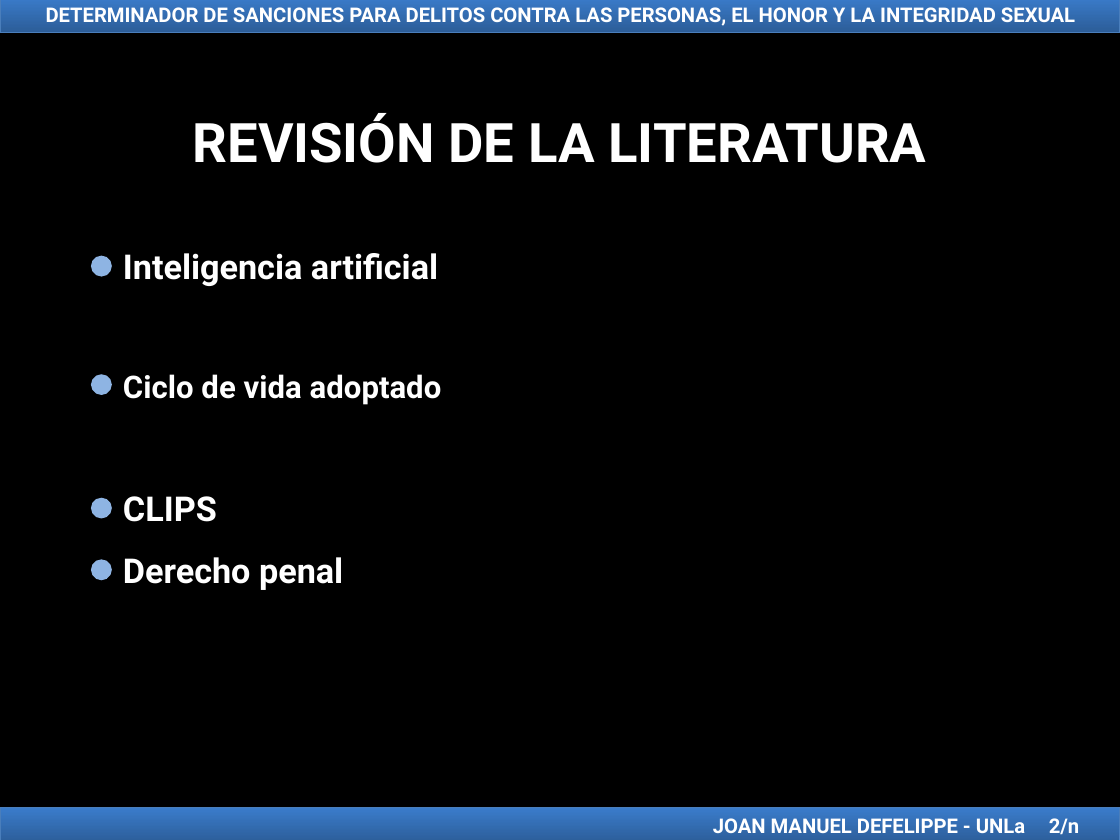
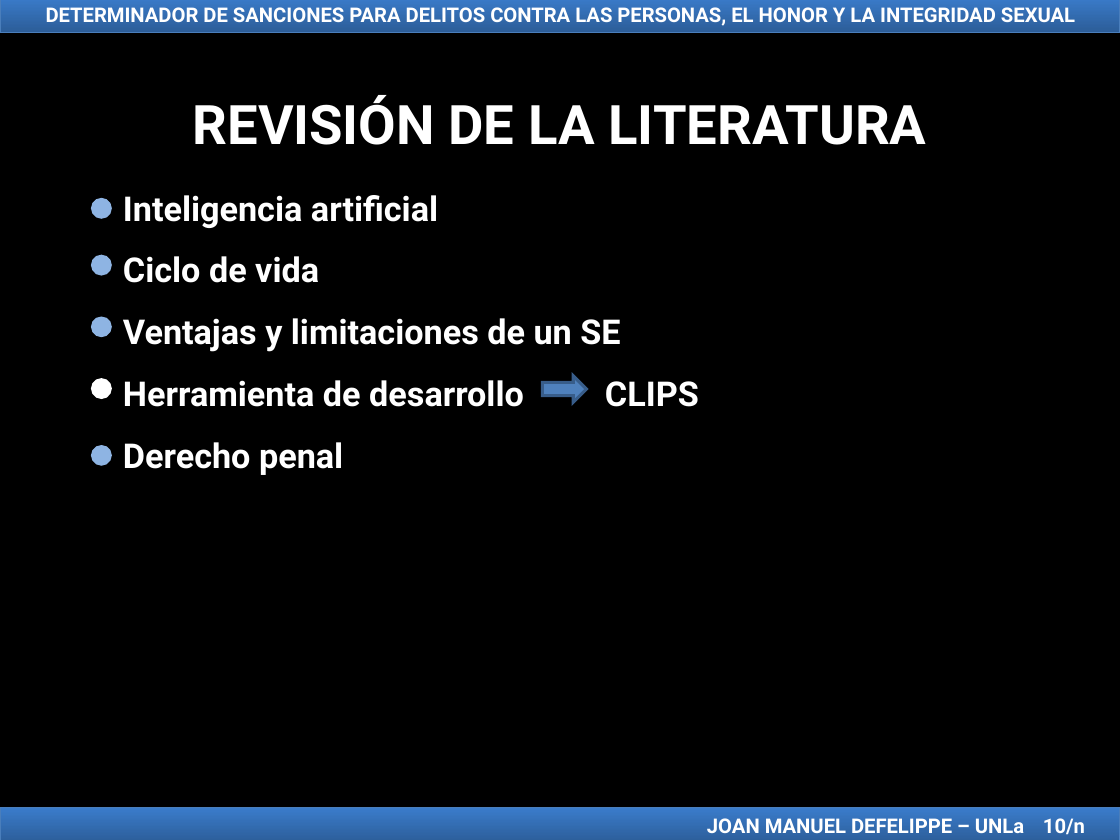
Before and after one commit to jmdefelippe/TFI_LicenciaturaEnSistemas, a slide deck: slide 14 of TFI Presentación Joan Manuel Defelippe.ppt (slide 11 before the commit). Drawn at 1120x840 pixels with LibreOffice and Linux fonts; fonts in the diff are those of the drawing. Boxes give left, top, right and bottom in pixels: in the first picture for what was removed or moved away, otherwise in the second. Text is boxed around its words. In the diff, an @@ line names an element or a change of style, - is before the commit and + after.

```diff
--- a/TFI Presentación Joan Manuel Defelippe.ppt
+++ b/TFI Presentación Joan Manuel Defelippe.ppt
@@ text "REVISIÓN DE LA LITERATURA": place and size @@
-text "REVISIÓN DE LA LITERATURA" at [193,113,926,163]
+text "REVISIÓN DE LA LITERATURA" at [193,95,926,145]
@@ text "Inteligencia artificial": place and size @@
-text "Inteligencia artificial" at [123,253,438,286]
+text "Inteligencia artificial" at [123,195,438,228]
@@ ellipse: place and size @@
-ellipse at [93,561,111,579]
+ellipse at [93,199,111,217]
@@ text at [123,256,319,283]: text changed; size 20 to 22 pt @@
-Ciclo de vida adoptado
+Ciclo de vida
@@ ellipse: place and size @@
-ellipse at [93,376,111,394]
+ellipse at [93,318,111,336]
@@ text added at [123,318,620,352], 22 pt, text #FFFFFF, bold @@
+Ventajas y limitaciones de un SE
@@ ellipse added at [93,380,111,398], fill #FFFFFF, outline #FFFFFF 2.01 pt @@
@@ text at [123,380,699,407]: text changed @@
-CLIPS
+Herramienta de desarrollo CLIPS
@@ right arrow added at [542,376,586,403], fill #4F81BD, outline #385D8A 2.01 pt @@
@@ text "Derecho penal": place and size @@
-text "Derecho penal" at [123,557,343,590]
+text "Derecho penal" at [123,442,343,475]
@@ ellipse: place and size @@
-ellipse at [93,500,111,517]
+ellipse at [93,447,111,465]
@@ text in rectangle at [707,818,1085,835]: text changed @@
-JOAN MANUEL DEFELIPPE - UNLa 2/n
+JOAN MANUEL DEFELIPPE – UNLa 10/n
```
Also in this commit, not shown: 14 other slides changed, 30 slides added.
